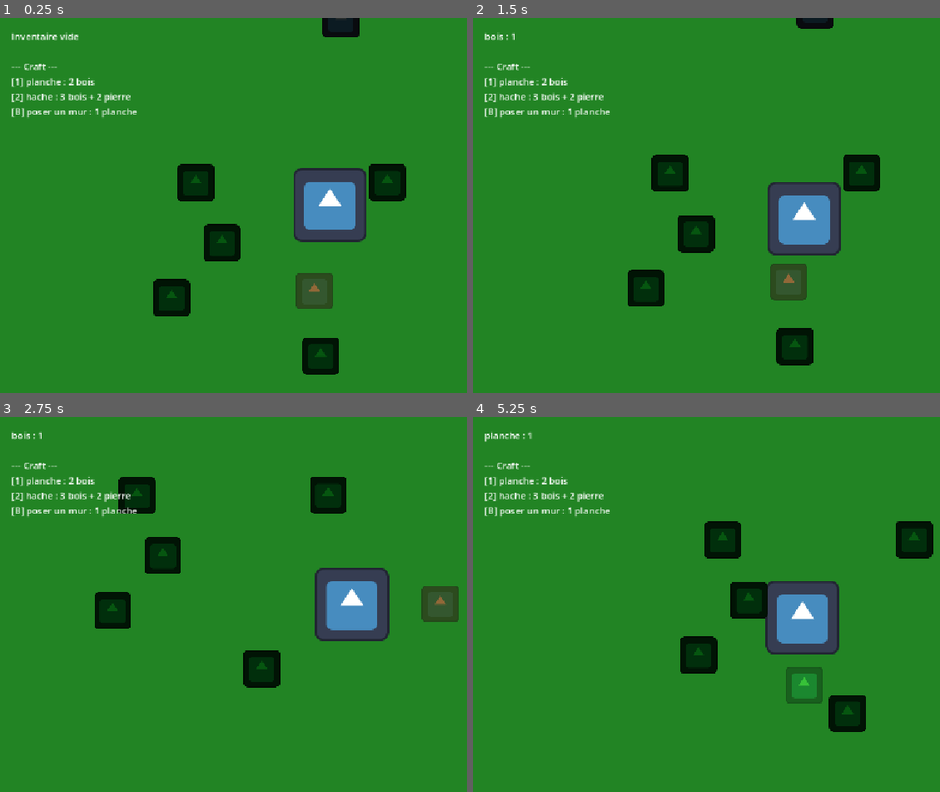
Above: before the commit, frames 1-4 (two rows, left to right).
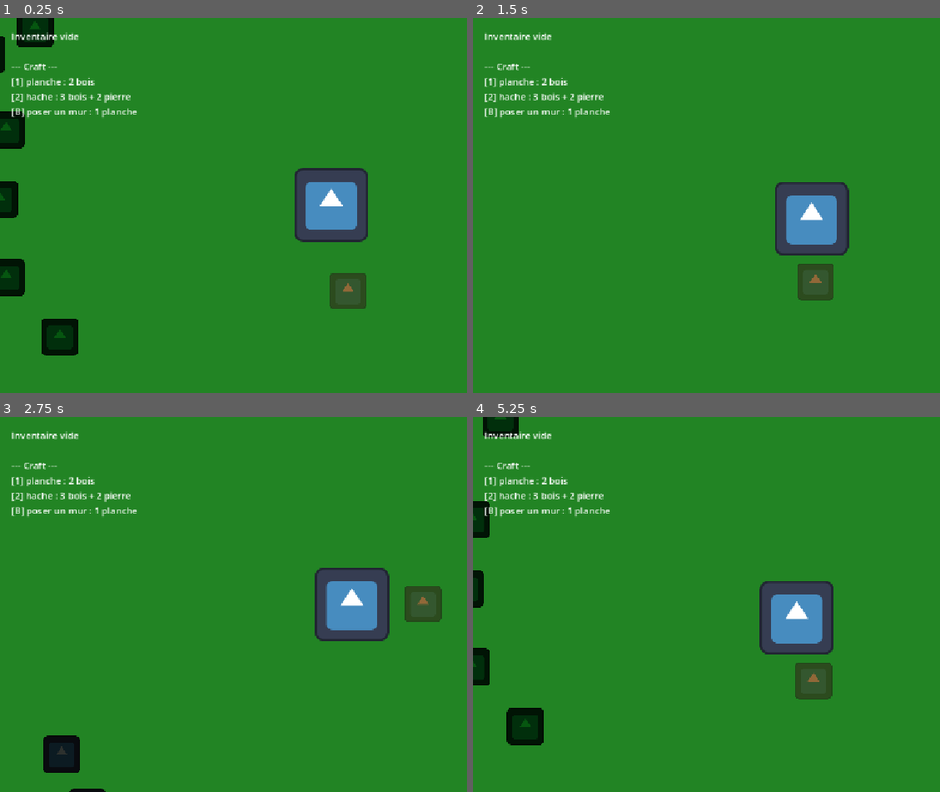
Above: after the commit, the same moments.

Repository: Citrix-games/nouveau-projet-de-jeu
Game: Godot game, scene res://main.tscn
The game is run twice, just before and just after one commit, with the same random seed, the same clock (stepped at 60 frames per second) and the same inputs. The engine's default icon, where the game draws it, is replaced by a stand-in: a white triangle on a blue panel in a dark square.
Inputs:
- Up to frame 1 (0.25 s): no input
- Up to frame 2 (1.5 s): tap Enter at 0.5 s; hold Right (ui_right) 0.53-1.28 s; hold E (interagir) 0.53-1.28 s; hold Down (ui_down) from 1.28 s (still down); tap 1 at 1.35 s
- Up to frame 3 (2.75 s): release Down (ui_down) at 2.03 s; hold Right (ui_right) from 2.03 s (still down); tap 2 at 2.1 s
- Up to frame 4 (5.25 s): release Right (ui_right) at 2.78 s; hold Up (ui_up) 2.78-3.53 s; tap B at 2.85 s; hold E (interagir) 3.53-4.28 s; hold Left (ui_left) 3.53-5.03 s; tap 1 at 4.35 s; hold Down (ui_down) from 5.03 s (still down); tap 2 at 5.1 s

The runs differ from the first frame. In frame 1, 8.8% of the frame differs, in the area x 0-87%, y 0-96%; in frame 2, 6.8%; in frame 3, 5.5%; in frame 4, 8.0%.

Commit message:
Étape intermédiaire : génération aléatoire des forêts et des amas de pierres

Diff:
--- /dev/null
+++ b/main.gd
@@ -0,0 +1,58 @@
+extends Node2D
+
+const SCENE_ARBRE = preload("res://arbre.tscn")
+const SCENE_ROCHER = preload("res://rocher.tscn")
+
+@export var graine: int = 0
+@export var demi_taille_carte: float = 1900.0
+@export var zone_depart: float = 300.0
+@export var distance_min: float = 90.0
+
+@export var nb_forets: int = 8
+@export var arbres_par_foret: int = 15
+@export var rayon_foret: float = 300.0
+
+@export var nb_amas_pierre: int = 5
+@export var pierres_par_amas: int = 6
+@export var rayon_amas: float = 150.0
+
+var rng = RandomNumberGenerator.new()
+var positions_occupees: Array = []
+
+func _ready():
+	if graine == 0:
+		rng.randomize()
+	else:
+		rng.seed = graine
+	generer_groupes(SCENE_ARBRE, nb_forets, arbres_par_foret, rayon_foret)
+	generer_groupes(SCENE_ROCHER, nb_amas_pierre, pierres_par_amas, rayon_amas)
+
+func generer_groupes(scene: PackedScene, nb_groupes: int, objets_par_groupe: int, rayon: float):
+	for i in nb_groupes:
+		var centre = Vector2(
+			rng.randf_range(-demi_taille_carte, demi_taille_carte),
+			rng.randf_range(-demi_taille_carte, demi_taille_carte)
+		)
+		for j in objets_par_groupe:
+			placer_objet(scene, centre, rayon)
+
+func placer_objet(scene: PackedScene, centre: Vector2, rayon: float):
+	for essai in 10:
+		var decalage = Vector2.from_angle(rng.randf_range(0.0, TAU)) * rng.randf_range(0.0, rayon)
+		var pos = centre + decalage
+		if position_valide(pos):
+			var objet = scene.instantiate()
+			objet.position = pos
+			add_child(objet)
+			positions_occupees.append(pos)
+			return
+
+func position_valide(pos: Vector2) -> bool:
+	if absf(pos.x) > demi_taille_carte or absf(pos.y) > demi_taille_carte:
+		return false
+	if pos.length() < zone_depart:
+		return false
+	for autre in positions_occupees:
+		if pos.distance_to(autre) < distance_min:
+			return false
+	return true
--- a/main.tscn
+++ b/main.tscn
@@ -1,11 +1,11 @@
 [gd_scene format=3 uid="uid://dhrjgdodtih1a"]
 
+[ext_resource type="Script" uid="uid://bp6fc0nv1s0g6" path="res://main.gd" id="1_0xm2m"]
 [ext_resource type="PackedScene" uid="uid://b035fodg8tfp7" path="res://player.tscn" id="1_ig7tw"]
-[ext_resource type="PackedScene" uid="uid://bdmgiprjrkonc" path="res://arbre.tscn" id="2_0xm2m"]
-[ext_resource type="PackedScene" uid="uid://dx4cocsqg0cx3" path="res://rocher.tscn" id="3_h2yge"]
 
 [node name="Main" type="Node2D" unique_id=720858159]
 position = Vector2(-13, 0)
+script = ExtResource("1_0xm2m")
 
 [node name="Node2D" parent="." unique_id=1016489502 instance=ExtResource("1_ig7tw")]
 position = Vector2(240, 43)
@@ -17,30 +17,3 @@
 offset_right = 1683.0
 offset_bottom = 1863.0
 color = Color(0.13333334, 0.5176471, 0.14117648, 1)
-
-[node name="Node2D2" parent="." unique_id=1106444363 instance=ExtResource("2_0xm2m")]
-position = Vector2(0, 5)
-
-[node name="Node2D3" parent="." unique_id=703374690 instance=ExtResource("2_0xm2m")]
-position = Vector2(-42, 204)
-
-[node name="Node2D4" parent="." unique_id=849676570 instance=ExtResource("2_0xm2m")]
-position = Vector2(45, 109)
-
-[node name="Node2D5" parent="." unique_id=1473427831 instance=ExtResource("2_0xm2m")]
-position = Vector2(331, 4)
-
-[node name="Node2D6" parent="." unique_id=1067435774 instance=ExtResource("2_0xm2m")]
-position = Vector2(216, 304)
-
-[node name="Node2D7" parent="." unique_id=182906390 instance=ExtResource("3_h2yge")]
-position = Vector2(251, -425)
-
-[node name="Node2D8" parent="." unique_id=82878268 instance=ExtResource("3_h2yge")]
-position = Vector2(45, -341)
-
-[node name="Node2D9" parent="." unique_id=1738166664 instance=ExtResource("3_h2yge")]
-position = Vector2(251, -278)
-
-[node name="Node2D10" parent="." unique_id=1766619491 instance=ExtResource("3_h2yge")]
-position = Vector2(508, -445)
Not shown, added: main.gd.uid
